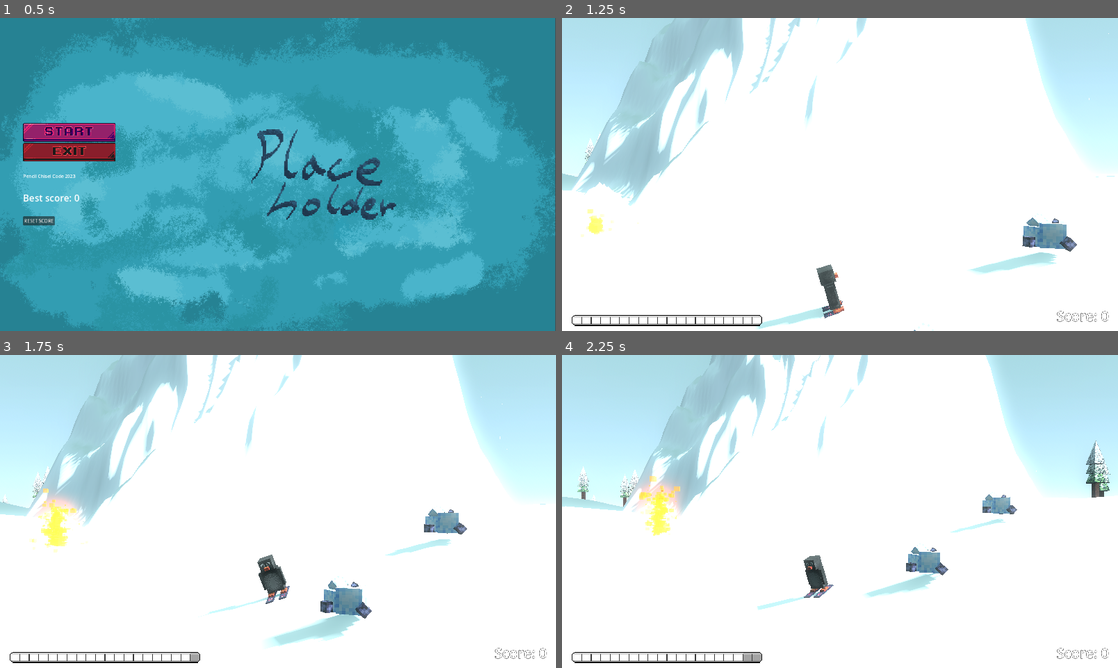
Above: before the commit, frames 1-4 (two rows, left to right).
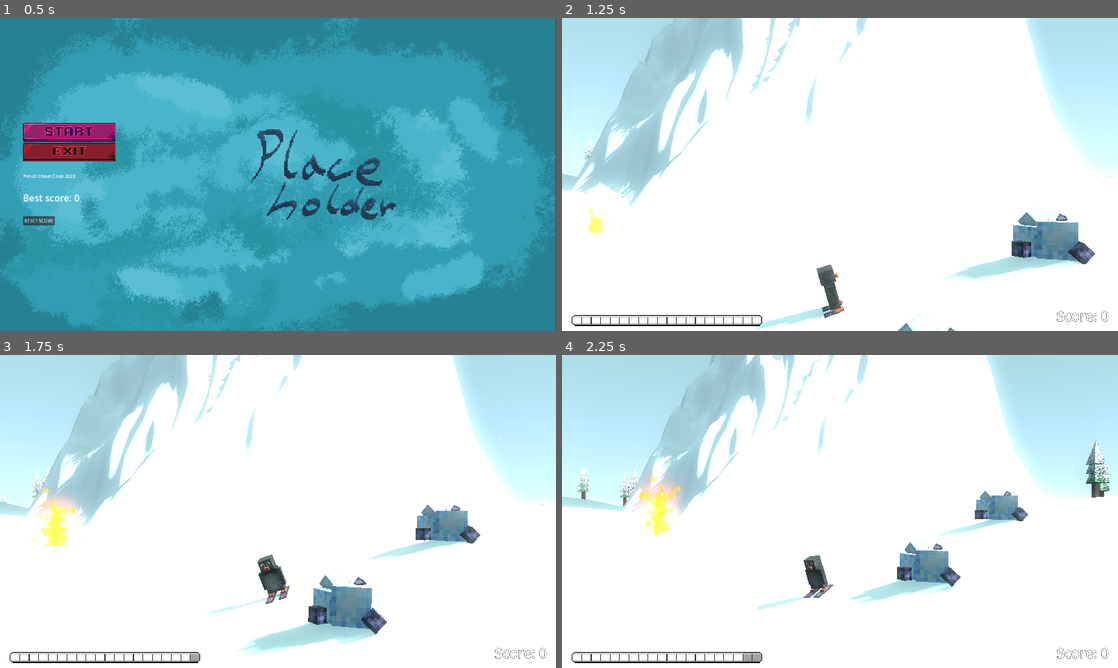
Above: after the commit, the same moments.

Repository: CodingBigTime/pencil-chisel-code-2023
Game: Godot game, scene res://scenes/ui/main_menu.tscn
The game is run twice, just before and just after one commit, with the same random seed, the same clock (stepped at 60 frames per second) and the same inputs.
Inputs (mouse positions are in pixels of both pictures, inside the frame that each line leads up to):
- Up to frame 1 (0.5 s): no input
- Up to frame 2 (1.25 s): click (628, 133) at 0.5 s
- Up to frame 3 (1.75 s): hold D (right) from 1.28 s (still down); tap Space (boost) at 1.35 s
- Up to frame 4 (2.25 s): release D (right) at 2.03 s; hold A (left) from 2.03 s (still down); tap Space (boost) at 2.1 s

Frame 1 is identical in both runs. In frame 2, 1.8% of the frame differs, in the area x 60-96%, y 61-100%; in frame 3, 2.9%, in the area x 42-87%, y 47-96%; in frame 4, 1.7%.

Commit message:
Add explosion windup animation.

Diff:
--- a/actors/player.tscn
+++ b/actors/player.tscn
@@ -19,6 +19,7 @@
 contact_monitor = true
 can_sleep = false
 script = ExtResource("1_fkmfk")
+starting_boost_count = null
 
 [node name="Area3D" type="Area3D" parent="."]
 
--- a/objects/glacier.gd
+++ b/objects/glacier.gd
@@ -22,6 +22,7 @@
 	gravity_scale = 1
 	apply_impulse(velocity)
 	$Timer.start()
+	$AnimationPlayer.play("explosion_windup")
 	var sound_player = AudioStreamPlayer3D.new()
 	sound_player.stream = load("res://assets/sfx/push_ice.wav")
 	add_child(sound_player)
--- a/objects/glacier.tscn
+++ b/objects/glacier.tscn
@@ -26,15 +26,32 @@
 [sub_resource type="SphereShape3D" id="SphereShape3D_q8bpl"]
 radius = 15.8148
 
+[sub_resource type="Animation" id="Animation_x6d5r"]
+resource_name = "explosion_windup"
+length = 4.16667
+step = 0.0166667
+tracks/0/type = "scale_3d"
+tracks/0/imported = false
+tracks/0/enabled = true
+tracks/0/path = NodePath("glacier")
+tracks/0/interp = 1
+tracks/0/loop_wrap = true
+tracks/0/keys = PackedFloat32Array(0.283333, 1, 1, 1, 1, 0.483333, 1, 1.5, 1.5, 1.5, 0.666667, 1, 1, 1, 1, 0.866667, 1, 1.5, 1.5, 1.5, 1.1, 1, 1, 1, 1, 1.3, 1, 1.5, 1.5, 1.5, 1.48333, 1, 1, 1, 1, 1.68333, 1, 1.5, 1.5, 1.5, 1.9, 1, 1, 1, 1, 2.1, 1, 1, 1, 1, 2.18333, 1, 1.07692, 1.07692, 1.07692, 2.28333, 1, 1.5, 1.5, 1.5, 2.35, 1, 1, 1, 1, 2.43333, 1, 1, 1, 1, 2.53333, 1, 1.5, 1.5, 1.5, 2.61667, 1, 1, 1, 1, 2.7, 1, 1, 1, 1, 2.8, 1, 1.5, 1.5, 1.5, 2.86667, 1, 1, 1, 1, 2.95, 1, 1, 1, 1, 3.05, 1, 1.5, 1.5, 1.5, 3.13333, 1, 1, 1, 1, 3.21667, 1, 1.07692, 1.07692, 1.07692, 3.31667, 1, 1.5, 1.5, 1.5, 3.38333, 1, 1, 1, 1, 3.46667, 1, 1, 1, 1, 3.56667, 1, 1.5, 1.5, 1.5, 3.65, 1, 1, 1, 1, 3.73333, 1, 1, 1, 1, 3.83333, 1, 1.5, 1.5, 1.5, 3.9, 1, 1, 1, 1, 3.98333, 1, 1, 1, 1, 4.08333, 1, 1.5, 1.5, 1.5)
+
+[sub_resource type="AnimationLibrary" id="AnimationLibrary_fvhb3"]
+_data = {
+"explosion_windup": SubResource("Animation_x6d5r")
+}
+
 [node name="Glacier" type="RigidBody3D" groups=["environment", "weapon"]]
-transform = Transform3D(0.999992, 0.00359431, -0.00181728, -0.00359274, 0.999993, 0.000866014, 0.00182038, -0.000859478, 0.999998, 0, 0, 0)
+transform = Transform3D(2.99998, 0.0107829, -0.00545183, -0.0107782, 2.99998, 0.00259804, 0.00546113, -0.00257844, 2.99999, 0, 0, 0)
 gravity_scale = 2.66454e-15
 max_contacts_reported = 10000
 contact_monitor = true
 script = ExtResource("1_wim78")
 
 [node name="RayCast3D" type="RayCast3D" parent="."]
-transform = Transform3D(1, 0, 0, 0, 1, 0, 0, 0, 1, 2.08165e-12, 2.08165e-12, 2.08165e-12)
+transform = Transform3D(0.999922, 0.0104128, -0.00684094, -0.0103639, 0.999921, 0.00714823, 0.00691485, -0.00707676, 0.999951, 2.08165e-12, 2.08165e-12, 2.08165e-12)
 top_level = true
 target_position = Vector3(2.08165e-12, -50, 2.08165e-12)
 
@@ -43,6 +60,7 @@
 shape = SubResource("SphereShape3D_pvu2j")
 
 [node name="glacier" parent="." instance=ExtResource("2_0je6o")]
+transform = Transform3D(1.5, -1.89658e-09, -8.24758e-11, 2.22722e-09, 1.5, 2.55521e-11, -6.44209e-10, 4.78392e-10, 1.5, 1.79484e-10, -0.245135, 1.92874e-11)
 
 [node name="GPUParticles3D" type="GPUParticles3D" parent="."]
 emitting = false
@@ -61,5 +79,10 @@
 [node name="Area3D" type="Area3D" parent="."]
 
 [node name="CollisionShape3D" type="CollisionShape3D" parent="Area3D"]
-transform = Transform3D(1.03261, -4.59764e-09, -7.84596e-11, -1.87624e-10, 1.03261, 7.60895e-11, 1.92288e-09, 6.92094e-10, 1.03261, -7.02048e-10, 0.293451, -6.96168e-11)
+transform = Transform3D(1.03261, -5.10067e-09, 3.19738e-11, -1.95086e-10, 1.03261, 5.07344e-11, 1.89494e-09, 7.50843e-10, 1.03261, -7.51348e-10, 0.293451, -6.12473e-11)
 shape = SubResource("SphereShape3D_q8bpl")
+
+[node name="AnimationPlayer" type="AnimationPlayer" parent="."]
+libraries = {
+"": SubResource("AnimationLibrary_fvhb3")
+}
Not shown: 1 places in objects/glacier.tscn that only renumber resources
